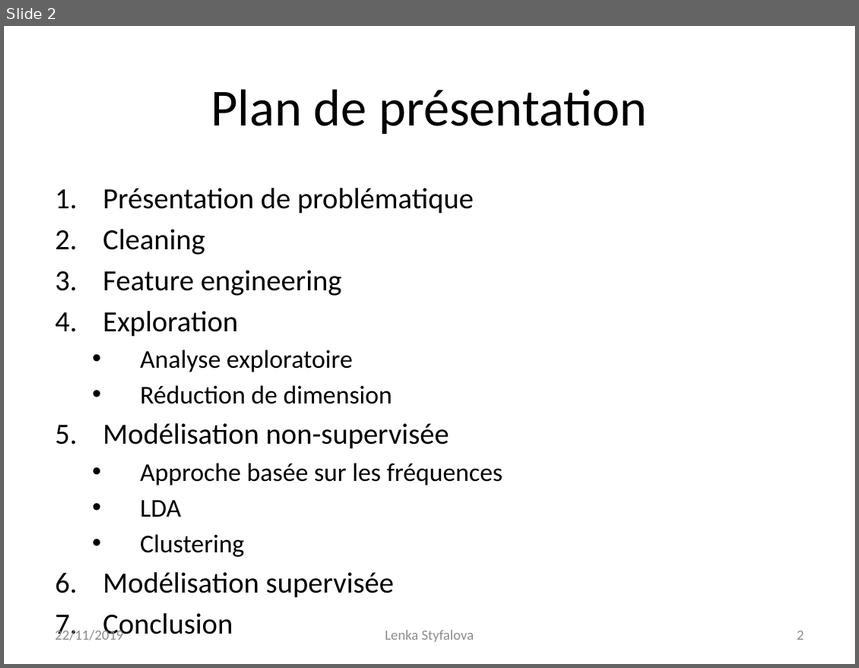
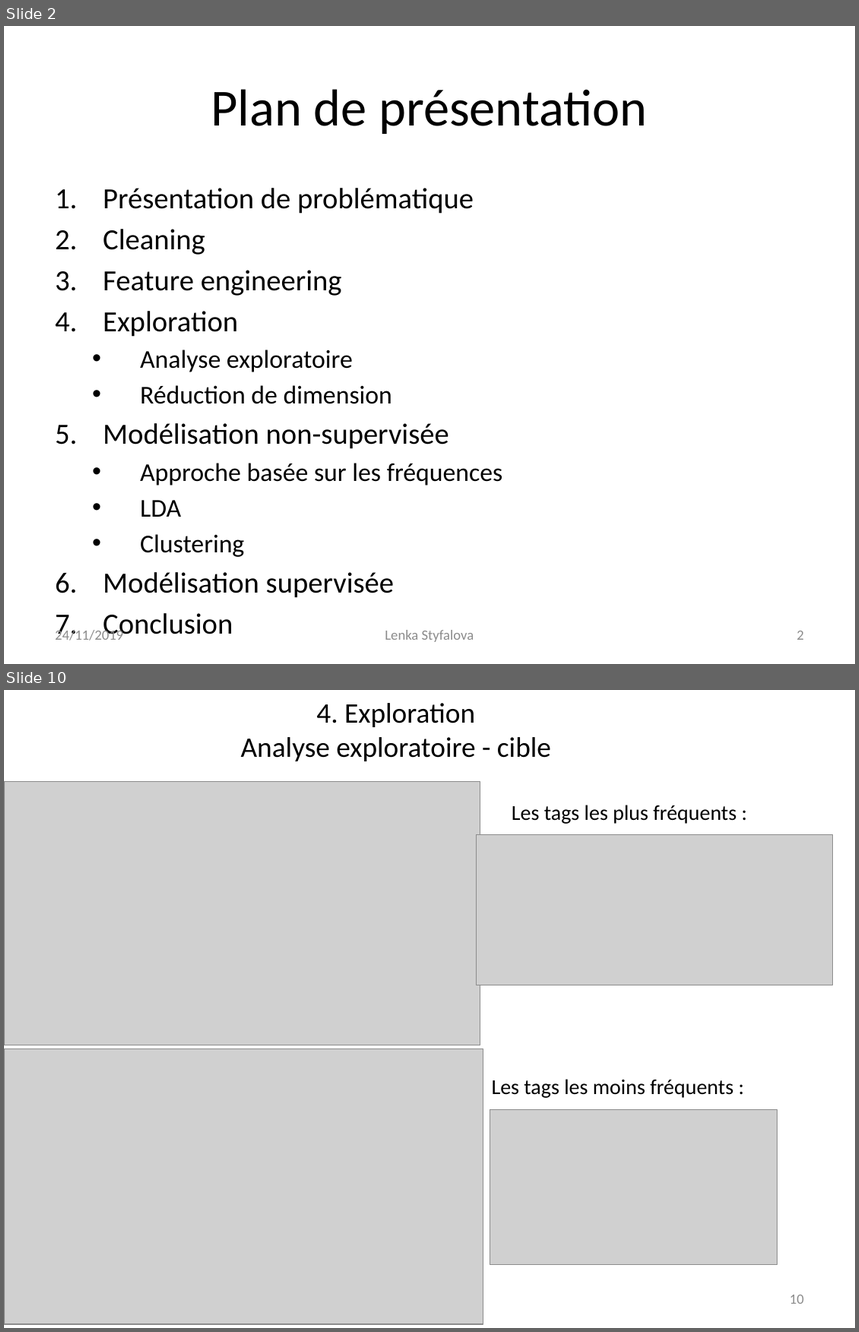
Before and after one commit to Lenka-St/Projet5, a slide deck: Projet 5 - Catégorisez automatiquement des questions.pptx. Shown one above the other, each under a label of ours: slide 2 before the commit, slides 2 and 10 after it; the slides between them are not shown. The pictures are 859x668 and 859x1332 pixels, drawn with LibreOffice and Linux fonts; fonts in the diff are those of the drawing; grey boxes stand for pictures. Boxes give left, top, right and bottom in pixels: in the first picture for what was removed or moved away, otherwise in the second. Text is boxed around its words. In the diff, an @@ line names an element or a change of style, - is before the commit and + after.

```diff
--- a/Projet 5 - Catégorisez automatiquement des questions.pptx
+++ b/Projet 5 - Catégorisez automatiquement des questions.pptx
@@ slide 10 added at (4,690,855,1328), background #FFFFFF @@
@@ title added at (241,703,551,761), 24 pt, text #000000 @@
+4. Exploration
+Analyse exploratoire - cible
@@ picture added at (4,781,480,1045) @@
@@ text added at (512,805,737,824), 18 pt, text #000000 @@
+Les tags les plus fréquents :
@@ picture added at (477,834,833,986) @@
@@ picture added at (4,1049,484,1324) @@
@@ text added at (492,1079,734,1098), 18 pt, text #000000 @@
+Les tags les moins fréquents :
@@ picture added at (490,1110,778,1265) @@
@@ page number added at (790,1295,804,1304), 12 pt, text #8C8C8C @@
+10
@@ slide 2 changed as well @@
@@ text at (55,629,123,641): text changed @@
-22/11/2019
+24/11/2019
```
Also in this commit, not shown: 11 other slides changed, 4 other slides added, 3 other files.
